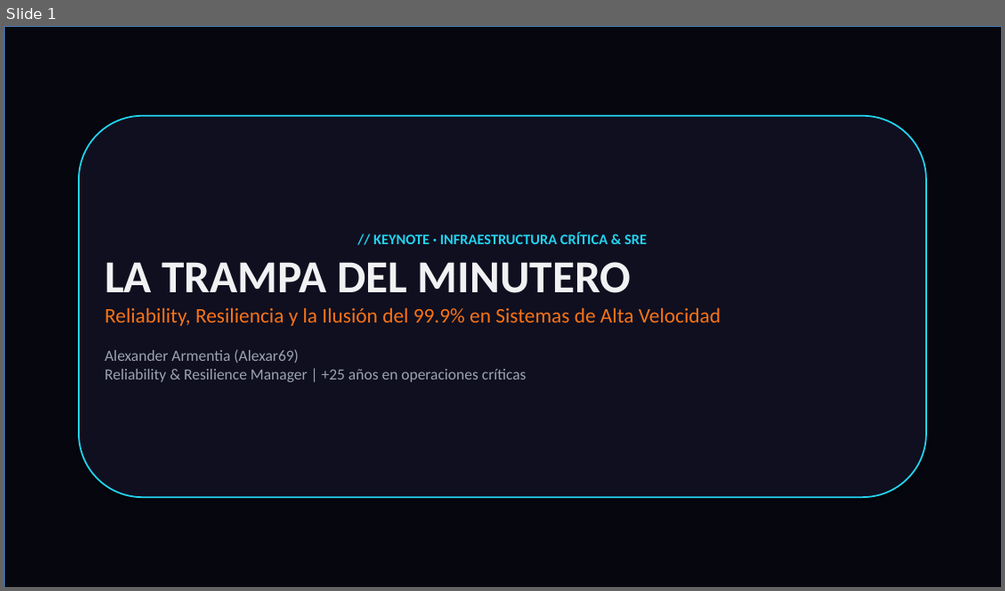
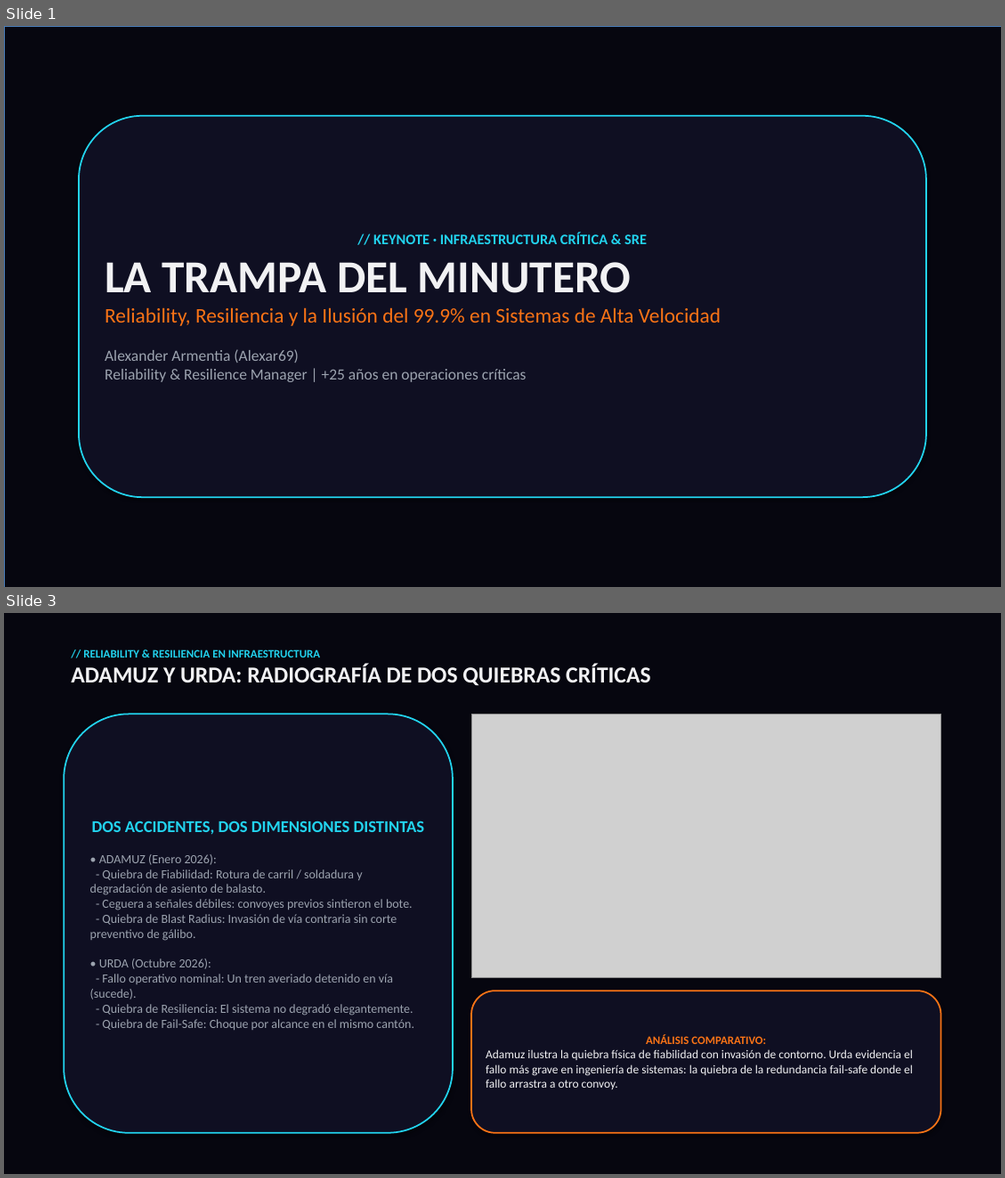
Before and after one commit to alexar69-pixel/alexar69-pixel.github.io, a slide deck: presentacion-reliability-resiliencia-adamuz-urda.pptx. Shown one above the other, each under a label of ours: slide 1 before the commit, slides 1 and 3 after it; the slides between them are not shown. The pictures are 1005x591 and 1005x1178 pixels, drawn with LibreOffice and Linux fonts; fonts in the diff are those of the drawing; grey boxes stand for pictures; background and template pictures are left out. Boxes give left, top, right and bottom in pixels: in the first picture for what was removed or moved away, otherwise in the second. Text is boxed around its words. In the diff, an @@ line names an element or a change of style, - is before the commit and + after.

```diff
--- a/presentacion-reliability-resiliencia-adamuz-urda.pptx
+++ b/presentacion-reliability-resiliencia-adamuz-urda.pptx
@@ slide 3 added at [4, 613, 1001, 1174], background #FFFFFF @@
@@ rectangle added at [4, 613, 1001, 1174], fill #06060F @@
@@ text added at [71, 649, 650, 686], 22 pt, text #F1F1F3, bold @@
+// RELIABILITY & RESILIENCIA EN INFRAESTRUCTURA
+ADAMUZ Y URDA: RADIOGRAFÍA DE DOS QUIEBRAS CRÍTICAS
@@ rounded rectangle added at [64, 714, 453, 1133], fill #0F0F22, outline #22D3EE 1.5 pt, 12 pt, text #9CA3AF @@
+DOS ACCIDENTES, DOS DIMENSIONES DISTINTAS
+• ADAMUZ (Enero 2026):
+- Quiebra de Fiabilidad: Rotura de carril / soldadura y degradación de asiento de balasto.
+- Ceguera a señales débiles: convoyes previos sintieron el bote.
+- Quiebra de Blast Radius: Invasión de vía contraria sin corte preventivo de gálibo.
+• URDA (Octubre 2026):
+- Fallo operativo nominal: Un tren averiado detenido en vía (sucede).
+- Quiebra de Resiliencia: El sistema no degradó elegantemente.
+- Quiebra de Fail-Safe: Choque por alcance en el mismo cantón.
@@ picture added at [471, 714, 941, 978] @@
@@ rounded rectangle added at [471, 990, 941, 1133], fill #0F0F22, outline #F97316 1.5 pt, 11.5 pt, text #F1F1F3 @@
+ANÁLISIS COMPARATIVO:
+Adamuz ilustra la quiebra física de fiabilidad con invasión de contorno. Urda evidencia el fallo más grave en ingeniería de sistemas: la quiebra de la redundancia fail-safe donde el fallo arrastra a otro convoy.
```
Also in this commit, not shown: 1 other slide changed, 6 other slides added, 6 slides removed, 12 other files.
